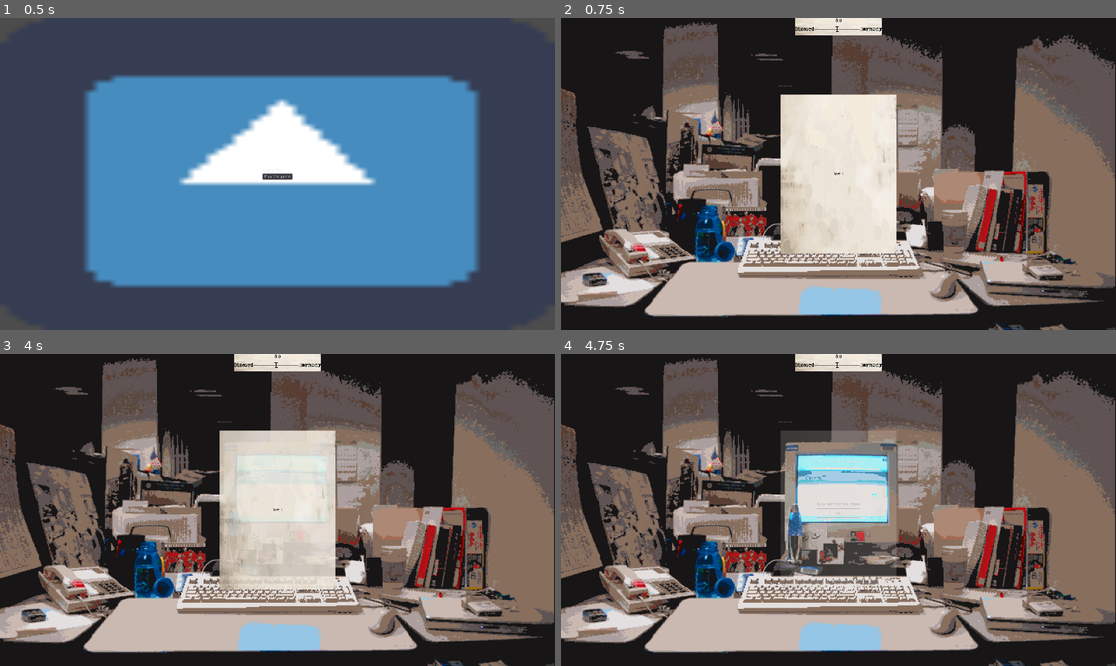
Above: before the commit, frames 1-4 (two rows, left to right).
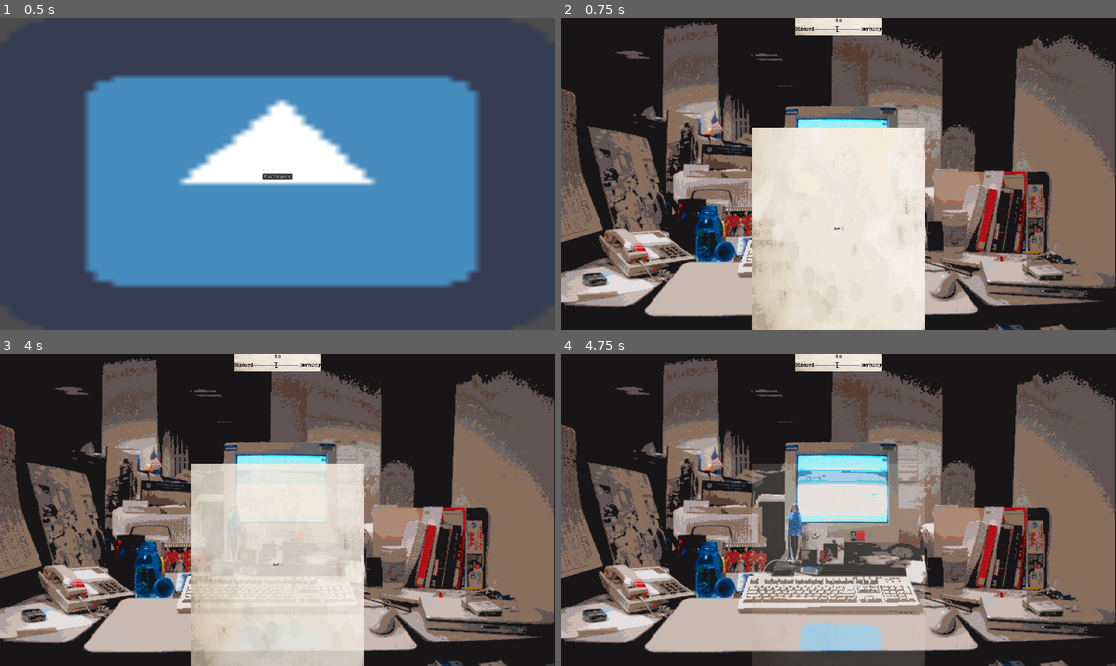
Above: after the commit, the same moments.

Repository: RisingThumb/GMTKJoinedTogether
Game: Godot game, scene res://Scenes/Title.tscn
Same seed, same stepped clock (60 frames per second), same inputs: the game is played once before the commit and once after it. The engine's default icon, where the game draws it, is replaced by a stand-in: a white triangle on a blue panel in a dark square.
Inputs:
- Up to frame 1 (0.5 s): no input
- Up to frame 2 (0.75 s): click "Play the game" at 0.5 s
- Up to frame 3 (4 s): tap Enter at 1.25, 2.75 s; tap Space at 2, 3.5 s
- Up to frame 4 (4.75 s): no input

Frame 1 is identical in both runs. In frame 2, 13% of the frame differs, in the area x 34-66%, y 24-100%; in frame 3, 13%; in frame 4, 5.2%.

Commit message:
Paper changes

Diff:
--- a/Scenes/Game.tscn
+++ b/Scenes/Game.tscn
@@ -360,17 +360,15 @@
 }
 
 [node name="DayPanel" type="Panel" parent="."]
-visible = false
 modulate = Color( 1, 1, 1, 0 )
 anchor_left = 0.5
-anchor_top = 0.5
+anchor_top = 1.0
 anchor_right = 0.5
-anchor_bottom = 0.5
-margin_left = -200.0
-margin_top = -275.0
-margin_right = 200.0
-margin_bottom = 275.0
-rect_min_size = Vector2( 400, 550 )
+anchor_bottom = 1.0
+margin_left = -300.0
+margin_top = -700.0
+margin_right = 300.0
+rect_min_size = Vector2( 600, 700 )
 theme = ExtResource( 5 )
 __meta__ = {
 "_edit_use_anchors_": false
@@ -382,24 +380,24 @@
 theme = ExtResource( 5 )
 
 [node name="DayLabel" type="Label" parent="DayPanel/CenterContainer"]
-margin_left = 180.0
-margin_top = 265.0
-margin_right = 219.0
-margin_bottom = 284.0
+margin_left = 280.0
+margin_top = 340.0
+margin_right = 319.0
+margin_bottom = 359.0
 theme = ExtResource( 5 )
 text = "Day 1"
 script = ExtResource( 1 )
 
 [node name="EventPanel" type="Panel" parent="."]
+visible = false
 anchor_left = 0.5
-anchor_top = 0.5
+anchor_top = 1.0
 anchor_right = 0.5
-anchor_bottom = 0.5
-margin_left = -200.0
-margin_top = -275.0
-margin_right = 200.0
-margin_bottom = 275.0
-rect_min_size = Vector2( 400, 550 )
+anchor_bottom = 1.0
+margin_left = -300.0
+margin_top = -700.0
+margin_right = 300.0
+rect_min_size = Vector2( 600, 700 )
 theme = ExtResource( 5 )
 __meta__ = {
 "_edit_use_anchors_": false
@@ -414,10 +412,10 @@
 }
 
 [node name="VBoxContainer" type="VBoxContainer" parent="EventPanel/CenterContainer"]
-margin_left = 158.0
-margin_top = 246.0
-margin_right = 241.0
-margin_bottom = 304.0
+margin_left = 258.0
+margin_top = 321.0
+margin_right = 341.0
+margin_bottom = 379.0
 theme = ExtResource( 5 )
 
 [node name="EventLabel" type="Label" parent="EventPanel/CenterContainer/VBoxContainer"]
@@ -446,15 +444,15 @@
 theme = ExtResource( 5 )
 
 [node name="AgencyPanel" type="Panel" parent="."]
+visible = false
 anchor_left = 0.5
-anchor_top = 0.5
+anchor_top = 1.0
 anchor_right = 0.5
-anchor_bottom = 0.5
-margin_left = -200.0
-margin_top = -275.0
-margin_right = 200.0
-margin_bottom = 275.0
-rect_min_size = Vector2( 400, 550 )
+anchor_bottom = 1.0
+margin_left = -300.0
+margin_top = -700.0
+margin_right = 300.0
+rect_min_size = Vector2( 600, 700 )
 theme = ExtResource( 5 )
 __meta__ = {
 "_edit_use_anchors_": false
@@ -468,22 +466,22 @@
 }
 
 [node name="OptionButton" type="OptionButton" parent="AgencyPanel/CenterContainer"]
-margin_left = 154.0
-margin_top = 264.0
-margin_right = 246.0
-margin_bottom = 286.0
+margin_left = 254.0
+margin_top = 339.0
+margin_right = 346.0
+margin_bottom = 361.0
 text = "Agency A"
 
 [node name="NewspaperCreationPanel" type="Panel" parent="."]
+visible = false
 anchor_left = 0.5
-anchor_top = 0.5
+anchor_top = 1.0
 anchor_right = 0.5
-anchor_bottom = 0.5
-margin_left = -200.0
-margin_top = -275.0
-margin_right = 200.0
-margin_bottom = 275.0
-rect_min_size = Vector2( 400, 550 )
+anchor_bottom = 1.0
+margin_left = -300.0
+margin_top = -700.0
+margin_right = 300.0
+rect_min_size = Vector2( 600, 700 )
 theme = ExtResource( 5 )
 __meta__ = {
 "_edit_use_anchors_": false
@@ -497,38 +495,38 @@
 }
 
 [node name="ScrollContainer" type="ScrollContainer" parent="NewspaperCreationPanel/CenterContainer"]
-margin_top = 75.0
-margin_right = 400.0
-margin_bottom = 475.0
-rect_min_size = Vector2( 400, 400 )
+margin_right = 600.0
+margin_bottom = 700.0
+rect_min_size = Vector2( 600, 700 )
 
 [node name="Paper" type="VBoxContainer" parent="NewspaperCreationPanel/CenterContainer/ScrollContainer"]
 margin_left = 50.0
-margin_right = 350.0
+margin_right = 550.0
 margin_bottom = 329.0
+rect_min_size = Vector2( 500, 0 )
 size_flags_horizontal = 6
 alignment = 1
 
 [node name="HSeparator3" type="HSeparator" parent="NewspaperCreationPanel/CenterContainer/ScrollContainer/Paper"]
-margin_right = 300.0
+margin_right = 500.0
 margin_bottom = 4.0
 
 [node name="Topic" type="Label" parent="NewspaperCreationPanel/CenterContainer/ScrollContainer/Paper"]
 margin_top = 8.0
-margin_right = 300.0
+margin_right = 500.0
 margin_bottom = 27.0
 align = 1
 
 [node name="HSeparator2" type="HSeparator" parent="NewspaperCreationPanel/CenterContainer/ScrollContainer/Paper"]
 margin_top = 31.0
-margin_right = 300.0
+margin_right = 500.0
 margin_bottom = 35.0
 
 [node name="ArticleTitle" parent="NewspaperCreationPanel/CenterContainer/ScrollContainer/Paper" instance=ExtResource( 9 )]
 anchor_right = 0.0
 anchor_bottom = 0.0
 margin_top = 39.0
-margin_right = 300.0
+margin_right = 500.0
 margin_bottom = 74.0
 custom_fonts/font = ExtResource( 11 )
 
@@ -536,46 +534,46 @@
 anchor_right = 0.0
 anchor_bottom = 0.0
 margin_top = 78.0
-margin_right = 300.0
+margin_right = 500.0
 margin_bottom = 97.0
 
 [node name="ImageChoice" parent="NewspaperCreationPanel/CenterContainer/ScrollContainer/Paper" instance=ExtResource( 10 )]
 anchor_right = 0.0
 anchor_bottom = 0.0
 margin_top = 101.0
-margin_right = 300.0
+margin_right = 500.0
 margin_bottom = 201.0
 
 [node name="CaptionChoice" parent="NewspaperCreationPanel/CenterContainer/ScrollContainer/Paper" instance=ExtResource( 9 )]
 anchor_right = 0.0
 anchor_bottom = 0.0
 margin_top = 205.0
-margin_right = 300.0
+margin_right = 500.0
 margin_bottom = 224.0
 
 [node name="StudyChoice" parent="NewspaperCreationPanel/CenterContainer/ScrollContainer/Paper" instance=ExtResource( 9 )]
 anchor_right = 0.0
 anchor_bottom = 0.0
 margin_top = 228.0
-margin_right = 300.0
+margin_right = 500.0
 margin_bottom = 247.0
 
 [node name="InterviewChoice" parent="NewspaperCreationPanel/CenterContainer/ScrollContainer/Paper" instance=ExtResource( 9 )]
 anchor_right = 0.0
 anchor_bottom = 0.0
 margin_top = 251.0
-margin_right = 300.0
+margin_right = 500.0
 margin_bottom = 270.0
 
 [node name="HSeparator" type="HSeparator" parent="NewspaperCreationPanel/CenterContainer/ScrollContainer/Paper"]
 margin_top = 274.0
-margin_right = 300.0
+margin_right = 500.0
 margin_bottom = 278.0
 
 [node name="Publish" type="Button" parent="NewspaperCreationPanel/CenterContainer/ScrollContainer/Paper"]
-margin_left = 121.0
+margin_left = 221.0
 margin_top = 282.0
-margin_right = 179.0
+margin_right = 279.0
 margin_bottom = 321.0
 rect_min_size = Vector2( 0, 39 )
 size_flags_horizontal = 4
@@ -583,20 +581,19 @@
 
 [node name="HSeparator4" type="HSeparator" parent="NewspaperCreationPanel/CenterContainer/ScrollContainer/Paper"]
 margin_top = 325.0
-margin_right = 300.0
+margin_right = 500.0
 margin_bottom = 329.0
 
 [node name="BillPanel" type="Panel" parent="."]
 visible = false
 anchor_left = 0.5
-anchor_top = 0.5
+anchor_top = 1.0
 anchor_right = 0.5
-anchor_bottom = 0.5
-margin_left = -200.0
-margin_top = -275.0
-margin_right = 200.0
-margin_bottom = 275.0
-rect_min_size = Vector2( 400, 550 )
+anchor_bottom = 1.0
+margin_left = -300.0
+margin_top = -700.0
+margin_right = 300.0
+rect_min_size = Vector2( 600, 700 )
 theme = ExtResource( 5 )
 
 [node name="CenterContainer" type="CenterContainer" parent="BillPanel"]
@@ -607,34 +604,34 @@
 }
 
 [node name="VBoxContainer" type="VBoxContainer" parent="BillPanel/CenterContainer"]
-margin_left = 115.0
-margin_top = 175.0
-margin_right = 284.0
-margin_bottom = 374.0
+margin_left = 215.0
+margin_top = 250.0
+margin_right = 384.0
+margin_bottom = 449.0
 
 [node name="HSeparator5" type="HSeparator" parent="BillPanel/CenterContainer/VBoxContainer"]
-margin_right = 143.0
+margin_right = 169.0
 margin_bottom = 4.0
 
 [node name="Label" type="Label" parent="BillPanel/CenterContainer/VBoxContainer"]
 margin_top = 8.0
-margin_right = 143.0
-margin_bottom = 32.0
+margin_right = 169.0
+margin_bottom = 27.0
 text = "Finances"
 align = 1
 
 [node name="HSeparator6" type="HSeparator" parent="BillPanel/CenterContainer/VBoxContainer"]
-margin_top = 36.0
-margin_right = 143.0
-margin_bottom = 40.0
+margin_top = 31.0
+margin_right = 169.0
+margin_bottom = 35.0
 __meta__ = {
 "_edit_use_anchors_": false
 }
 
 [node name="CheckBill" type="CheckButton" parent="BillPanel/CenterContainer/VBoxContainer"]
-margin_top = 44.0
-margin_right = 143.0
-margin_bottom = 68.0
+margin_top = 39.0
+margin_right = 169.0
+margin_bottom = 63.0
 text = "Bills"
 
 [node name="CheckConnection" type="CheckButton" parent="BillPanel/CenterContainer/VBoxContainer"]
@@ -645,80 +642,80 @@
 text = "Connections"
 
 [node name="CheckInterview" type="CheckButton" parent="BillPanel/CenterContainer/VBoxContainer"]
-margin_top = 100.0
-margin_right = 143.0
-margin_bottom = 124.0
+margin_top = 67.0
+margin_right = 169.0
+margin_bottom = 91.0
 text = "Interview"
 
 [node name="Money" type="HSeparator" parent="BillPanel/CenterContainer/VBoxContainer"]
-margin_top = 128.0
-margin_right = 143.0
-margin_bottom = 132.0
+margin_top = 95.0
+margin_right = 169.0
+margin_bottom = 99.0
 __meta__ = {
 "_edit_use_anchors_": false
 }
 
 [node name="HBoxContainer" type="HBoxContainer" parent="BillPanel/CenterContainer/VBoxContainer"]
-margin_top = 136.0
-margin_right = 143.0
-margin_bottom = 160.0
+margin_top = 103.0
+margin_right = 169.0
+margin_bottom = 122.0
 
 [node name="Symbol" type="Label" parent="BillPanel/CenterContainer/VBoxContainer/HBoxContainer"]
-margin_right = 9.0
-margin_bottom = 24.0
+margin_right = 7.0
+margin_bottom = 19.0
 text = "$"
 
 [node name="CurrentMoney" type="Label" parent="BillPanel/CenterContainer/VBoxContainer/HBoxContainer"]
-margin_left = 13.0
+margin_left = 11.0
+margin_right = 11.0
+margin_bottom = 19.0
+
+[node name="HBoxContainer2" type="HBoxContainer" parent="BillPanel/CenterContainer/VBoxContainer"]
+margin_top = 126.0
+margin_right = 169.0
+margin_bottom = 145.0
+
+[node name="Symbol" type="Label" parent="BillPanel/CenterContainer/VBoxContainer/HBoxContainer2"]
 margin_right = 13.0
-margin_bottom = 24.0
-
-[node name="HBoxContainer2" type="HBoxContainer" parent="BillPanel/CenterContainer/VBoxContainer"]
-margin_top = 164.0
-margin_right = 143.0
-margin_bottom = 188.0
-
-[node name="Symbol" type="Label" parent="BillPanel/CenterContainer/VBoxContainer/HBoxContainer2"]
-margin_right = 17.0
-margin_bottom = 24.0
+margin_bottom = 19.0
 text = "-$"
 
 [node name="CurrentExpenses" type="Label" parent="BillPanel/CenterContainer/VBoxContainer/HBoxContainer2"]
-margin_left = 21.0
-margin_right = 31.0
-margin_bottom = 24.0
+margin_left = 17.0
+margin_right = 25.0
+margin_bottom = 19.0
 text = "0"
 __meta__ = {
 "_edit_use_anchors_": false
 }
 
 [node name="HBoxContainer3" type="HBoxContainer" parent="BillPanel/CenterContainer/VBoxContainer"]
-margin_top = 192.0
-margin_right = 143.0
-margin_bottom = 216.0
+margin_top = 149.0
+margin_right = 169.0
+margin_bottom = 168.0
 
 [node name="Symbol" type="Label" parent="BillPanel/CenterContainer/VBoxContainer/HBoxContainer3"]
-margin_right = 9.0
-margin_bottom = 24.0
+margin_right = 7.0
+margin_bottom = 19.0
 text = "$"
 
 [node name="NewMoneyAmount" type="Label" parent="BillPanel/CenterContainer/VBoxContainer/HBoxContainer3"]
-margin_left = 13.0
-margin_right = 13.0
-margin_bottom = 24.0
+margin_left = 11.0
+margin_right = 11.0
+margin_bottom = 19.0
 
 [node name="Money2" type="HSeparator" parent="BillPanel/CenterContainer/VBoxContainer"]
-margin_top = 220.0
-margin_right = 143.0
-margin_bottom = 224.0
+margin_top = 172.0
+margin_right = 169.0
+margin_bottom = 176.0
 __meta__ = {
 "_edit_use_anchors_": false
 }
 
 [node name="FinishFinanceButton" type="Button" parent="BillPanel/CenterContainer/VBoxContainer"]
-margin_top = 228.0
-margin_right = 143.0
-margin_bottom = 252.0
+margin_top = 180.0
+margin_right = 169.0
+margin_bottom = 199.0
 text = "Purchase and Continue"
 
 [node name="BillPanel2" type="Panel" parent="."]
